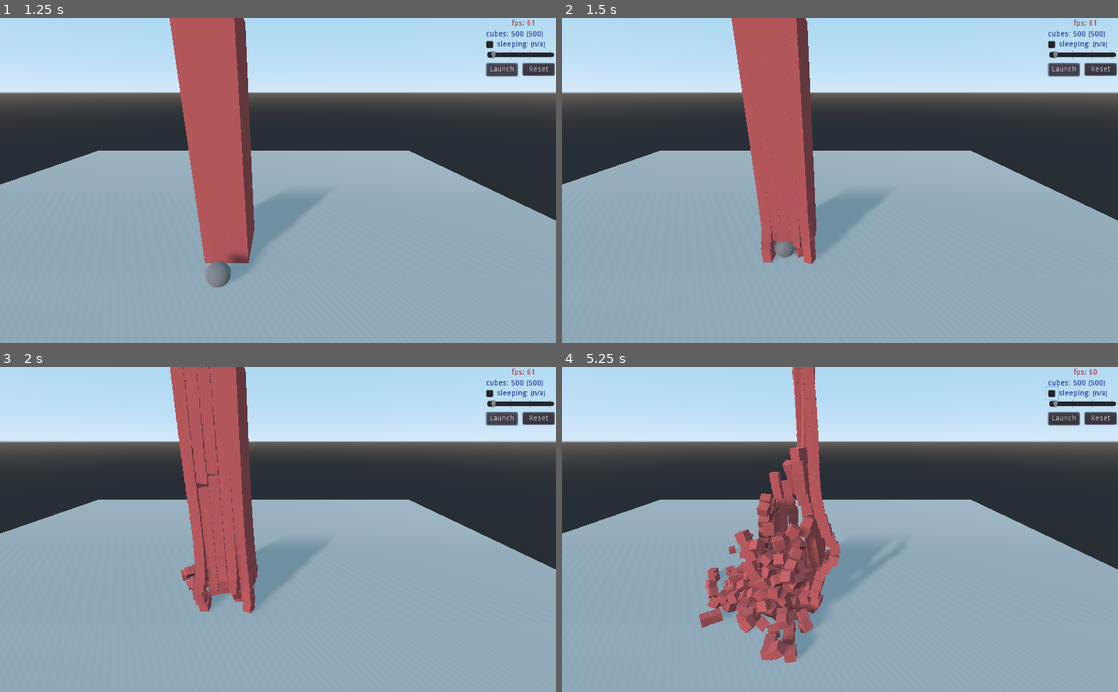
Above: before the commit, frames 1-4 (two rows, left to right).
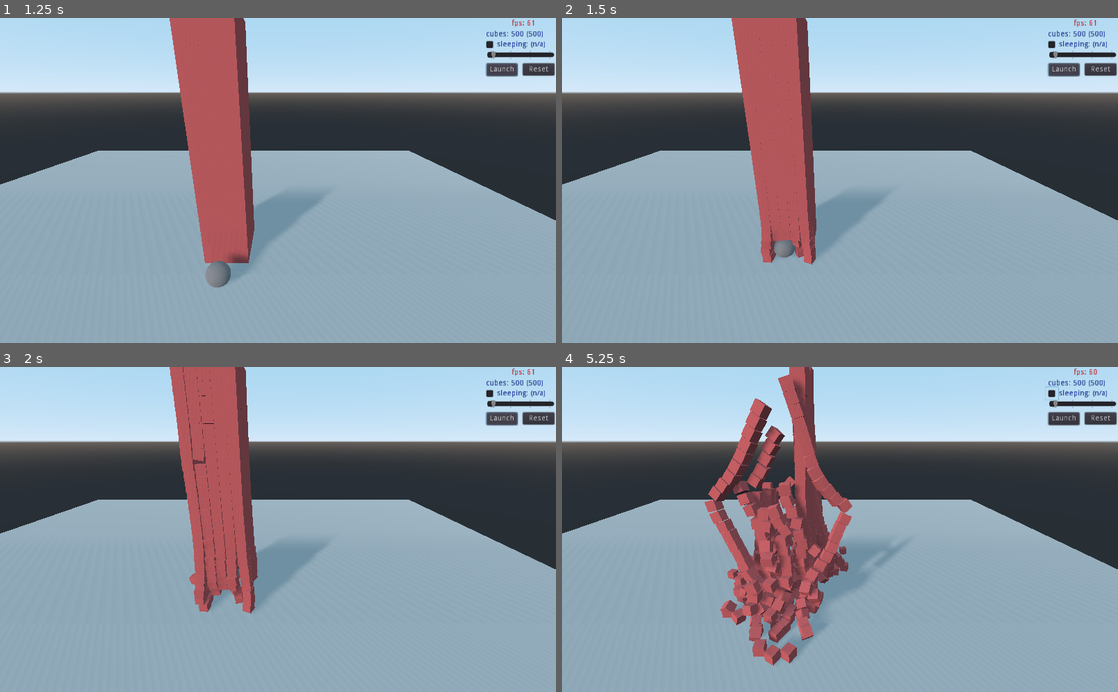
Above: after the commit, the same moments.

Repository: gururise/RigidBody3D-Stress-Test
Game: Godot game, scene res://scenes/main.tscn
Same seed, same stepped clock (60 frames per second), same inputs: the game is played once before the commit and once after it.
Inputs (mouse positions are in pixels of both pictures, inside the frame that each line leads up to):
- Up to frame 1 (1.25 s): click "Launch" at 0.5 s
- Up to frame 2 (1.5 s): click "Launch" at 1.25 s
- Up to frame 3 (2 s): no input
- Up to frame 4 (5.25 s): click (1051, 393) at 2 s; click (1051, 393) at 2.75 s; click "Launch" at 3.5 s; click (1051, 393) at 4.25 s; tap Enter at 5 s; move the mouse to (962, 513) at 5.02 s; click (962, 513) at 5.17 s

Frame 1 is identical in both runs. In frame 2, less than 0.1% of the frame differs, in the area x 34-46%, y 5-76%; in frame 3, 0.7%; in frame 4, 10%, in the area x 24-60%, y 0-92%.

Commit message:
slightly increase mass of cube

Diff:
--- a/scenes/cube.tscn
+++ b/scenes/cube.tscn
@@ -2,14 +2,13 @@
 
 [sub_resource type="BoxShape" id=1]
 
-[sub_resource type="SpatialMaterial" id=2]
+[sub_resource type="CubeMesh" id=3]
+
+[sub_resource type="SpatialMaterial" id=4]
 albedo_color = Color( 0.784314, 0.341176, 0.341176, 1 )
 
-[sub_resource type="CubeMesh" id=3]
-material = SubResource( 2 )
-
 [node name="Cube" type="RigidBody"]
-mass = 0.2
+mass = 0.25
 sleeping = true
 
 [node name="CollisionShape" type="CollisionShape" parent="."]
@@ -19,4 +18,4 @@
 [node name="MeshInstance" type="MeshInstance" parent="."]
 transform = Transform( 1, 0, 0, 0, 1, 0, 0, 0, 1, 0, 1, 0 )
 mesh = SubResource( 3 )
-material/0 = null
+material/0 = SubResource( 4 )
